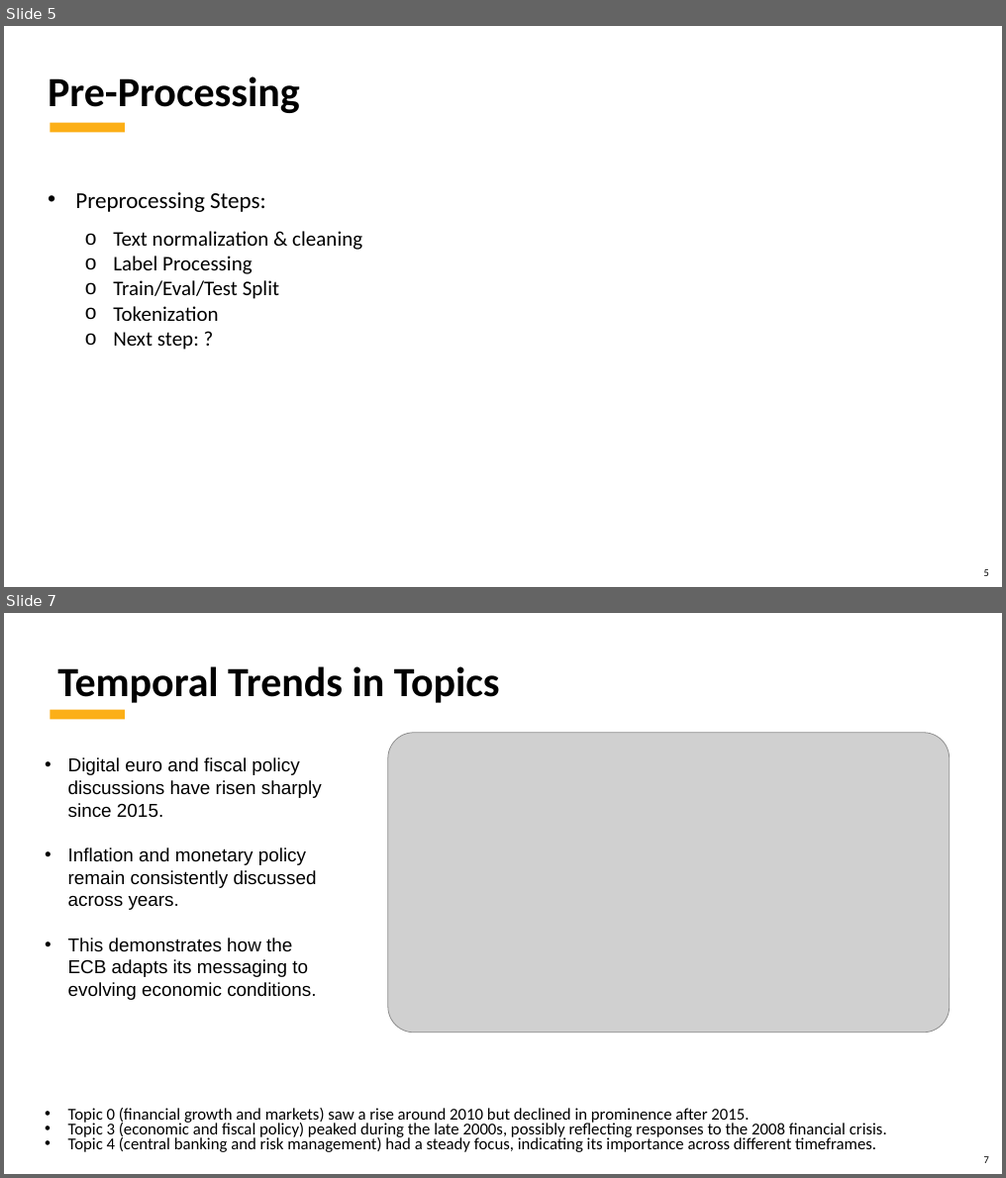
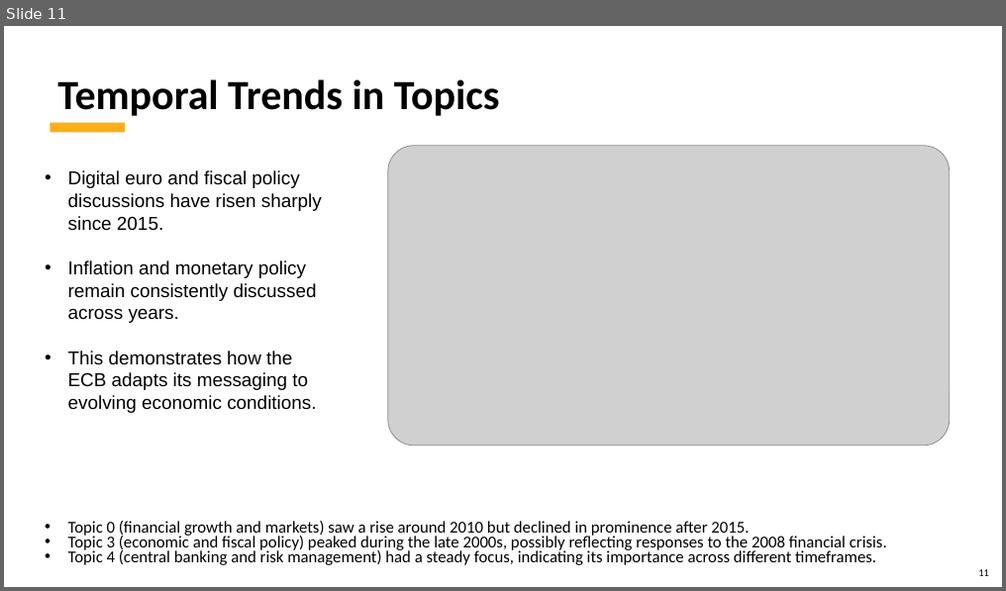
Before and after one commit to kubernetes-world/3666-ANLP-Predicting-ECB-Monetary-Policy, a slide deck: 3666 ANLP - Predicting ECB Monetary Policy.Final Project.pptx. Shown one above the other, each under a label of ours: slides 5 and 7 before the commit, slide 11 after it; the slides between them are not shown. The pictures are 1006x1178 and 1006x591 pixels, drawn with LibreOffice and Linux fonts; fonts in the diff are those of the drawing; grey boxes stand for pictures; background and template pictures are left out. Boxes give left, top, right and bottom in pixels: in the first picture for what was removed or moved away, otherwise in the second. Text is boxed around its words. In the diff, an @@ line names an element or a change of style, - is before the commit and + after.

```diff
--- a/3666 ANLP - Predicting ECB Monetary Policy.Final Project.pptx
+++ b/3666 ANLP - Predicting ECB Monetary Policy.Final Project.pptx
@@ slide 5 removed at [4, 26, 1002, 587], background picture (left out); not listed: 2 template elements that a slide beside it also shows @@
@@ text removed at [48, 76, 300, 113] @@
-Pre-Processing
@@ text removed at [75, 192, 362, 350] @@
-• Preprocessing Steps:
-  o Text normalization & cleaning
-  o Label Processing
-  o Train/Eval/Test Split
-  o Tokenization
-  o Next step: ?
@@ what was slide 7 is now slide 11 @@
@@ page number at [978, 570, 989, 576]: text changed @@
-7
+11
```
Also in this commit, not shown: 7 slides changed, 6 slides added, 2 other slides removed.
